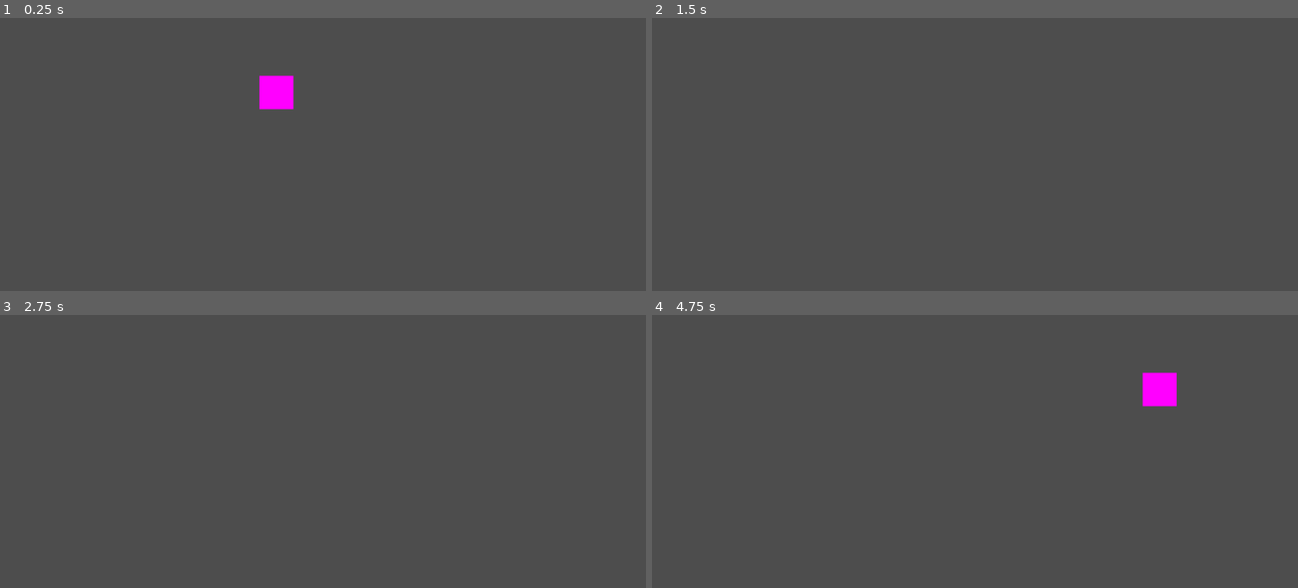
Above: before the commit, frames 1-4 (two rows, left to right).
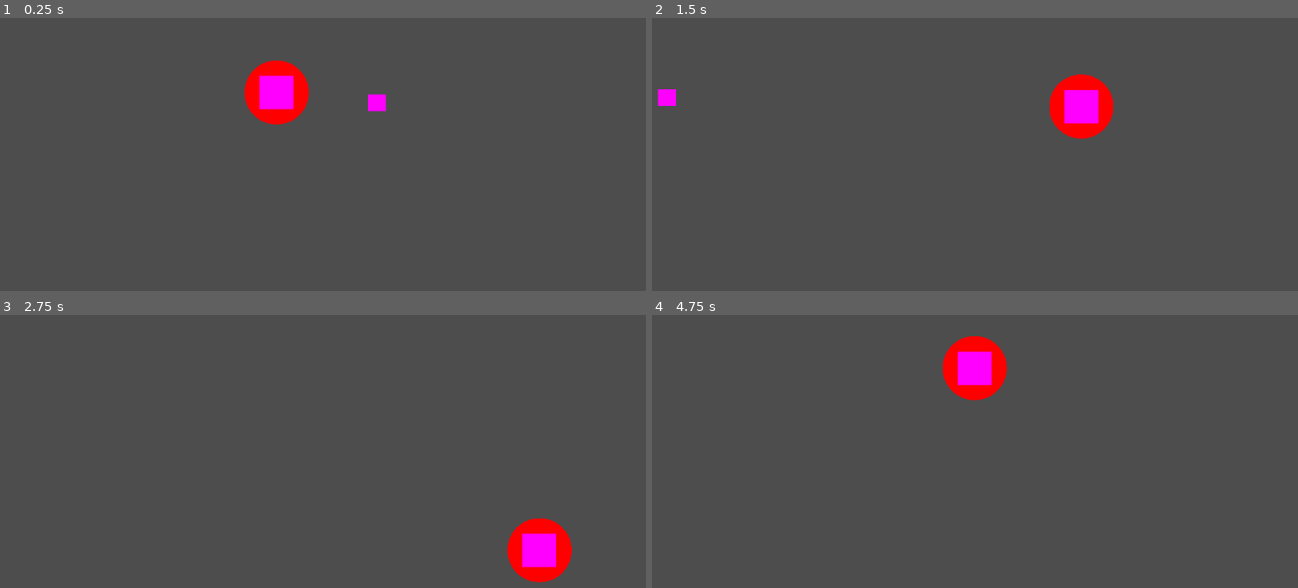
Above: after the commit, the same moments.

Repository: blopit/Survivors
Game: Godot game, scene res://Source/Scenes/Prototyping.tscn
The game is run twice, just before and just after one commit, with the same random seed, the same clock (stepped at 60 frames per second) and the same inputs. Before the commit the project has no main scene; this scene is started directly in both runs.
Inputs:
- Up to frame 1 (0.25 s): no input
- Up to frame 2 (1.5 s): tap Enter at 0.5 s; hold Right (ui_right) 0.53-1.28 s; hold Down (ui_down) from 1.28 s (still down)
- Up to frame 3 (2.75 s): release Down (ui_down) at 2.03 s; hold Right (ui_right) from 2.03 s (still down)
- Up to frame 4 (4.75 s): release Right (ui_right) at 2.78 s; hold Up (ui_up) 2.78-3.53 s; hold Left (ui_left) from 3.53 s (still down)

The runs differ from the first frame. In frame 1, 1.4% of the frame differs, in the area x 37-60%, y 15-39%; in frame 2, 2.0%; in frame 3, 1.9%; in frame 4, 2.5%, in the area x 45-82%, y 7-34%.

Commit message:
hitbox testing

Diff:
--- /dev/null
+++ b/Survivors/Source/Prefabs/Projectiles/Hitbox.gd
@@ -0,0 +1,21 @@
+extends Area2D
+
+
+# the direction and magnitide of the hitbox
+@export var magnitude_direction: Vector2 = Vector2(0, 0)
+
+enum HitboxType {
+	BLANK
+}
+
+# Called when the node enters the scene tree for the first time.
+func _ready():
+	add_to_group("Hitboxes")
+
+# Called every frame. 'delta' is the elapsed time since the previous frame.
+func _process(delta):
+	pass
+
+func _on_body_entered(body):
+	print(body.name)
+	pass # Replace with function body.
--- /dev/null
+++ b/Survivors/Source/Prefabs/Projectiles/Hitbox.tscn
@@ -0,0 +1,16 @@
+[gd_scene load_steps=3 format=3 uid="uid://ckb7sl0sinwsy"]
+
+[sub_resource type="CircleShape2D" id="CircleShape2D_6n4en"]
+radius = 20.0998
+
+[sub_resource type="PlaceholderTexture2D" id="PlaceholderTexture2D_bpmw4"]
+
+[node name="Hitbox" type="Area2D"]
+
+[node name="CollisionShape2D" type="CollisionShape2D" parent="."]
+shape = SubResource("CircleShape2D_6n4en")
+
+[node name="Sprite2D" type="Sprite2D" parent="."]
+position = Vector2(4.76837e-07, 0)
+scale = Vector2(28, 26)
+texture = SubResource("PlaceholderTexture2D_bpmw4")
--- a/Survivors/Source/Scripts/Units/Player.gd
+++ b/Survivors/Source/Prefabs/Units/Player.gd
@@ -1,6 +1,8 @@
-extends CharacterBody2D
+extends "res://Source/Prefabs/Units/Unit.gd"
 
-var speed = 20.0
+var speed = 2000.0
+var friction = 500.0
+var vel = Vector2.ZERO
 
 func _process(delta):
 	var velocity = Vector2()
@@ -13,4 +15,12 @@
 	if Input.is_action_pressed("ui_up"):
 		velocity.y -= 1
 	velocity = velocity.normalized() * speed
-	move_and_collide(velocity)
+
+	#velocity = velocity.linear_interpolate(Vector2.ZERO, friction * delta)
+	#move_and_collide(velocity)
+	apply_force(velocity)
+
+
+
+func add_motion(impulse:Vector2):
+	pass
--- a/Survivors/Source/Prefabs/Units/Player.tscn
+++ b/Survivors/Source/Prefabs/Units/Player.tscn
@@ -1,20 +1,21 @@
 [gd_scene load_steps=4 format=3 uid="uid://cagk5ec6vfvxo"]
 
-[ext_resource type="Script" path="res://Source/Scripts/Units/Player.gd" id="1_xixph"]
+[ext_resource type="Script" path="res://Source/Prefabs/Units/Player.gd" id="1_xixph"]
 
 [sub_resource type="PlaceholderTexture2D" id="PlaceholderTexture2D_ko5yu"]
 
-[sub_resource type="CircleShape2D" id="CircleShape2D_1g7jk"]
-radius = 24.0832
+[sub_resource type="CircleShape2D" id="CircleShape2D_obnab"]
+radius = 23.0868
 
-[node name="Player" type="Node2D"]
-
-[node name="Player" type="CharacterBody2D" parent="."]
+[node name="Player" type="RigidBody2D"]
+gravity_scale = 0.0
+max_contacts_reported = 4
+contact_monitor = true
 script = ExtResource("1_xixph")
 
-[node name="Sprite2D" type="Sprite2D" parent="Player"]
+[node name="Sprite2D" type="Sprite2D" parent="."]
 scale = Vector2(53, 52)
 texture = SubResource("PlaceholderTexture2D_ko5yu")
 
-[node name="CollisionShape2D" type="CollisionShape2D" parent="Player"]
-shape = SubResource("CircleShape2D_1g7jk")
+[node name="CollisionShape2D" type="CollisionShape2D" parent="."]
+shape = SubResource("CircleShape2D_obnab")
--- a/Survivors/Source/Scripts/Units/Unit.gd
+++ b/Survivors/Source/Prefabs/Units/Unit.gd
@@ -1,10 +1,13 @@
-extends Node2D
+extends RigidBody2D
 
+@export var ggdf:int = 0
+
+func _draw():
+	draw_circle(Vector2(0, 0), 50, Color(1, 0, 0))
 
 # Called when the node enters the scene tree for the first time.
 func _ready():
-	pass # Replace with function body.
-
+	add_to_group("Units")
 
 # Called every frame. 'delta' is the elapsed time since the previous frame.
 func _process(delta):
--- a/Survivors/Source/Prefabs/Units/Unit.tscn
+++ b/Survivors/Source/Prefabs/Units/Unit.tscn
@@ -1,3 +1,9 @@
-[gd_scene format=3 uid="uid://drtw08c76xyvi"]
+[gd_scene load_steps=2 format=3 uid="uid://fr4tby3pgtpy"]
 
-[node name="Unit" type="Node2D"]
+[ext_resource type="Script" path="res://Source/Prefabs/Units/Unit.gd" id="1_tf4id"]
+
+[node name="Unit" type="RigidBody2D"]
+gravity_scale = 0.0
+script = ExtResource("1_tf4id")
+
+[connection signal="body_entered" from="." to="." method="_on_body_entered"]
--- /dev/null
+++ b/Survivors/Source/Scenes/Camera2D.gd
@@ -0,0 +1,11 @@
+extends Camera2D
+
+
+# Called when the node enters the scene tree for the first time.
+func _ready():
+	pass # Replace with function body.
+
+
+# Called every frame. 'delta' is the elapsed time since the previous frame.
+func _process(delta):
+	pass
--- a/Survivors/Source/Scenes/Prototyping.tscn
+++ b/Survivors/Source/Scenes/Prototyping.tscn
@@ -1,10 +1,21 @@
-[gd_scene load_steps=2 format=3 uid="uid://4snhj1hu6v3t"]
+[gd_scene load_steps=4 format=3 uid="uid://4snhj1hu6v3t"]
 
 [ext_resource type="PackedScene" uid="uid://cagk5ec6vfvxo" path="res://Source/Prefabs/Units/Player.tscn" id="1_jxtcp"]
+[ext_resource type="PackedScene" uid="uid://ckb7sl0sinwsy" path="res://Source/Prefabs/Projectiles/Hitbox.tscn" id="2_fyrk0"]
+[ext_resource type="Script" path="res://Source/Prefabs/Projectiles/Hitbox.gd" id="3_iigdr"]
 
 [node name="Prototyping" type="Node2D"]
 
+[node name="Hitbox" parent="." instance=ExtResource("2_fyrk0")]
+position = Vector2(203, 123)
+script = ExtResource("3_iigdr")
+magnitude_direction = Vector2(0, 200)
+
 [node name="Player" parent="." instance=ExtResource("1_jxtcp")]
-position = Vector2(2, 0)
+position = Vector2(47, 107)
+max_contacts_reported = 1
 
 [node name="Camera2D" type="Camera2D" parent="Player"]
+position_smoothing_enabled = true
+
+[connection signal="body_entered" from="Hitbox" to="Hitbox" method="_on_body_entered"]
--- a/Survivors/project.godot
+++ b/Survivors/project.godot
@@ -11,6 +11,7 @@
 [application]
 
 config/name="Survivors"
+run/main_scene="res://Source/Scenes/Prototyping.tscn"
 config/features=PackedStringArray("4.2", "Mobile")
 config/icon="res://icon.svg"
 
@@ -20,6 +21,7 @@
 "res://Assets/": "yellow",
 "res://Assets/Audio/": "yellow",
 "res://Source/": "red",
+"res://Source/Prefabs/Projectiles/": "orange",
 "res://Tests/": "blue"
 }
 
